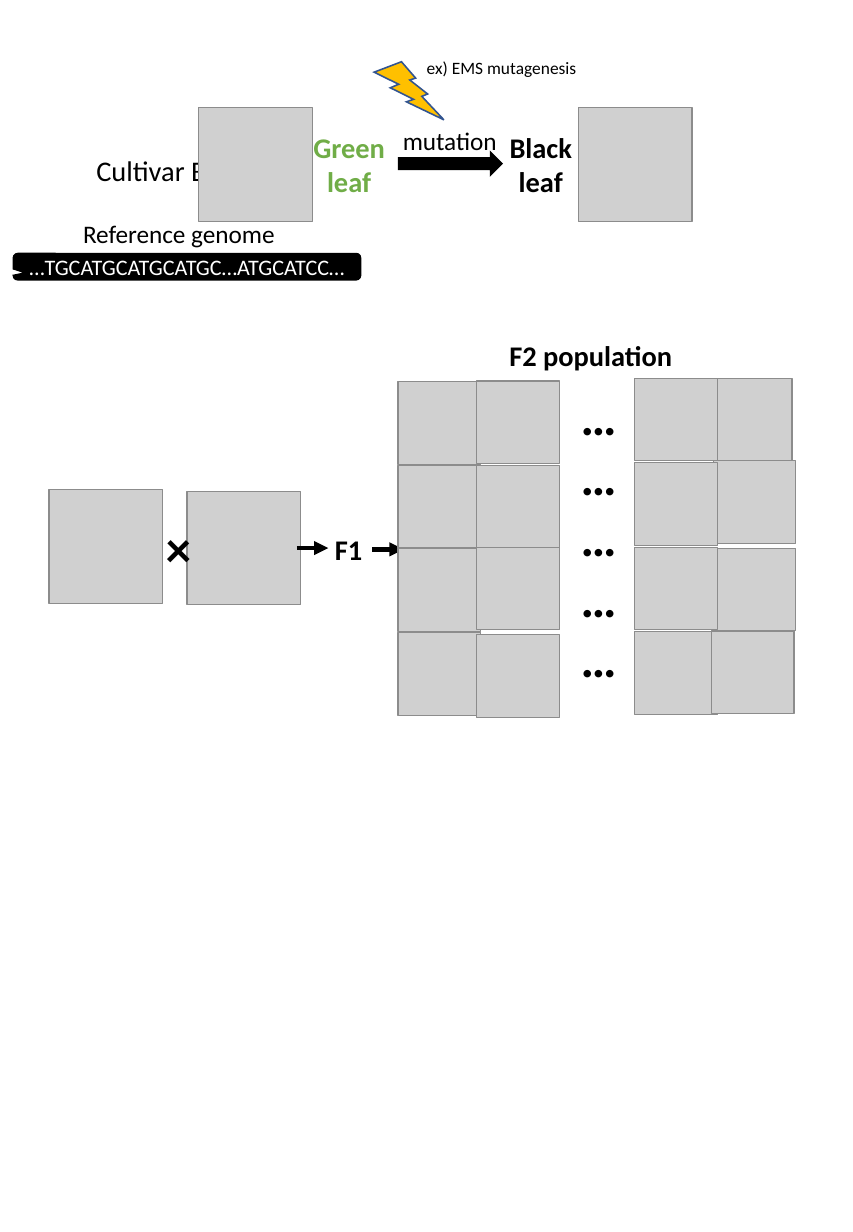
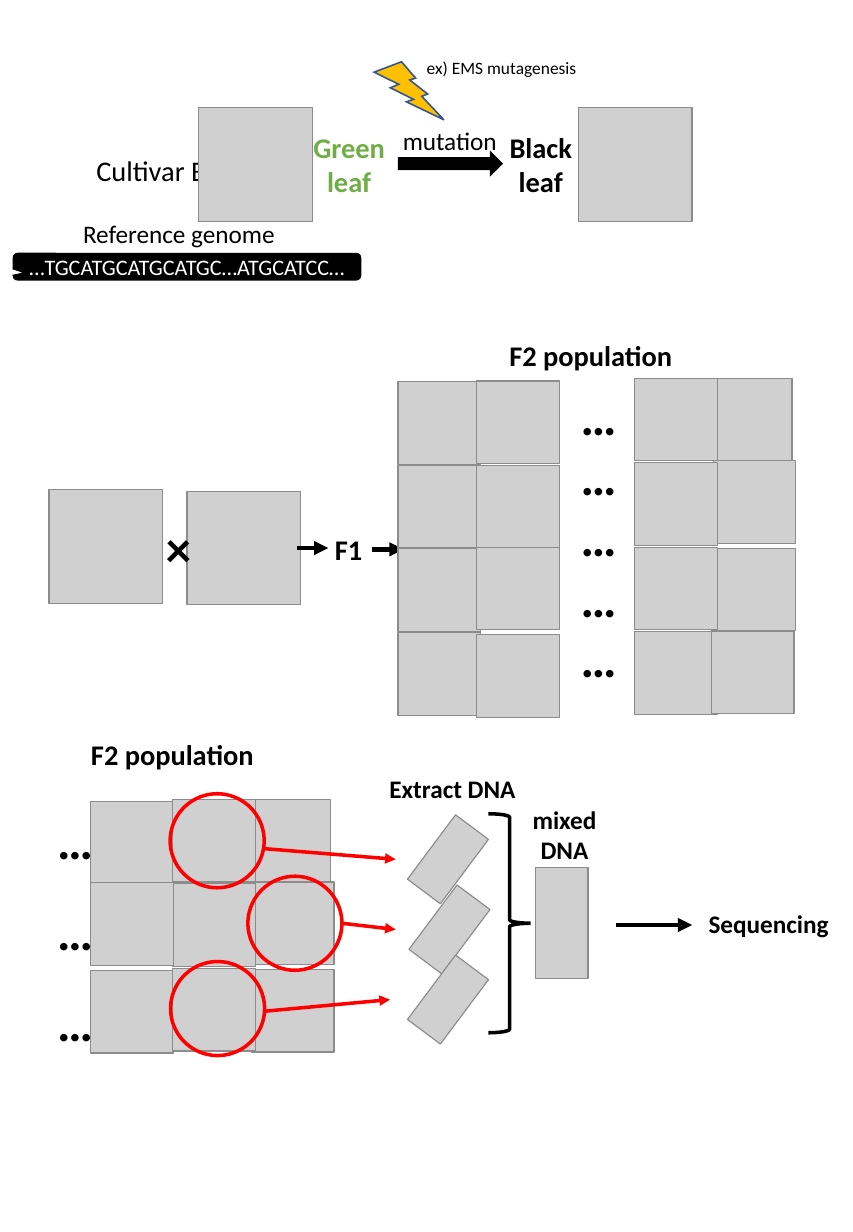
Before and after one commit to slt666666/FAO_lecture, a slide deck: slide 10 of FAO_2024/mutmapqtlseq.pptx. Drawn at 853x1232 pixels with LibreOffice and Linux fonts; fonts in the diff are those of the drawing; grey boxes stand for pictures. Boxes give left, top, right and bottom in pixels: in the first picture for what was removed or moved away, otherwise in the second. Text is boxed around its words. In the diff, an @@ line names an element or a change of style, - is before the commit and + after.

```diff
--- a/FAO_2024/mutmapqtlseq.pptx
+++ b/FAO_2024/mutmapqtlseq.pptx
@@ text added at box(91, 745, 254, 770), 18 pt, text #000000, bold @@
+F2 population
@@ text added at box(31, 773, 118, 1051), 32 pt, text #000000, bold @@
+…
+…
+…
@@ picture added at box(91, 802, 174, 885) @@
@@ ellipse added at box(171, 794, 265, 888), outline #FF0000 2.25 pt @@
@@ picture added at box(173, 800, 256, 883) @@
@@ picture added at box(247, 800, 330, 883) @@
@@ text added at box(389, 781, 516, 799), 16 pt, text #000000, bold @@
+Extract DNA
@@ picture added at box(408, 815, 489, 904) @@
@@ right brace added at box(488, 814, 530, 1034), outline #000000 2.25 pt @@
@@ text added at box(533, 811, 597, 859), 16 pt, text #000000, bold @@
+mixed
+DNA
@@ arrow added from (263, 848) to (396, 860), #FF0000 2.25 pt @@
@@ picture added at box(536, 868, 588, 979) @@
@@ picture added at box(91, 883, 174, 966) @@
@@ picture added at box(173, 884, 256, 967) @@
@@ ellipse added at box(248, 877, 342, 971), outline #FF0000 2.25 pt @@
@@ picture added at box(251, 883, 334, 966) @@
@@ picture added at box(409, 885, 490, 974) @@
@@ arrow added from (342, 924) to (396, 929), #FF0000 2.25 pt @@
@@ arrow added from (616, 925) to (693, 925), #000000 3 pt @@
@@ text added at box(709, 915, 829, 938), 16 pt, text #000000, bold @@
+Sequencing
@@ picture added at box(408, 956, 489, 1045) @@
@@ picture added at box(91, 970, 174, 1053) @@
@@ ellipse added at box(171, 962, 265, 1057), outline #FF0000 2.25 pt @@
@@ picture added at box(173, 968, 256, 1051) @@
@@ picture added at box(251, 969, 334, 1052) @@
@@ arrow added from (264, 1011) to (390, 1000), #FF0000 2.25 pt @@
```
Also in this commit, not shown: 1 other file.
